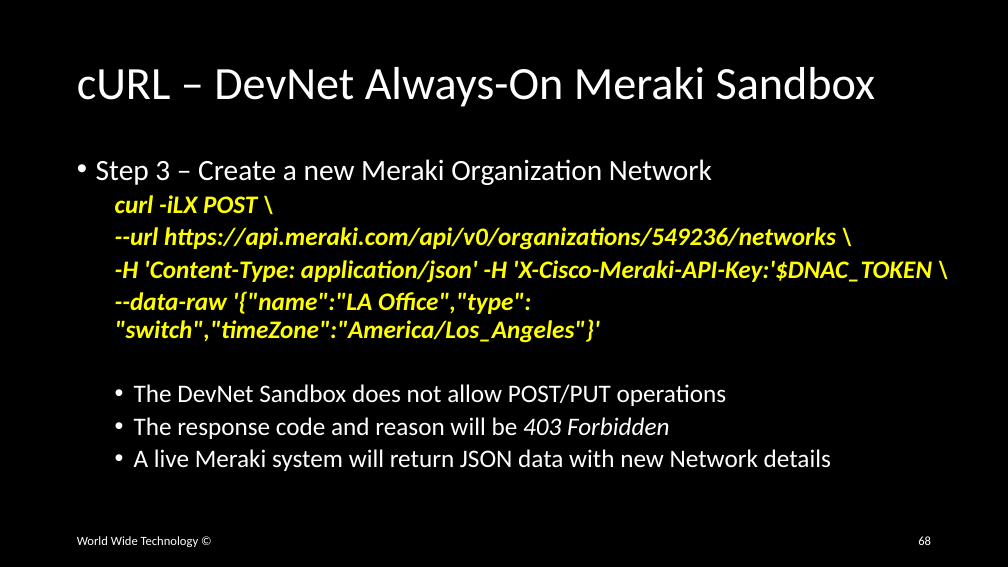
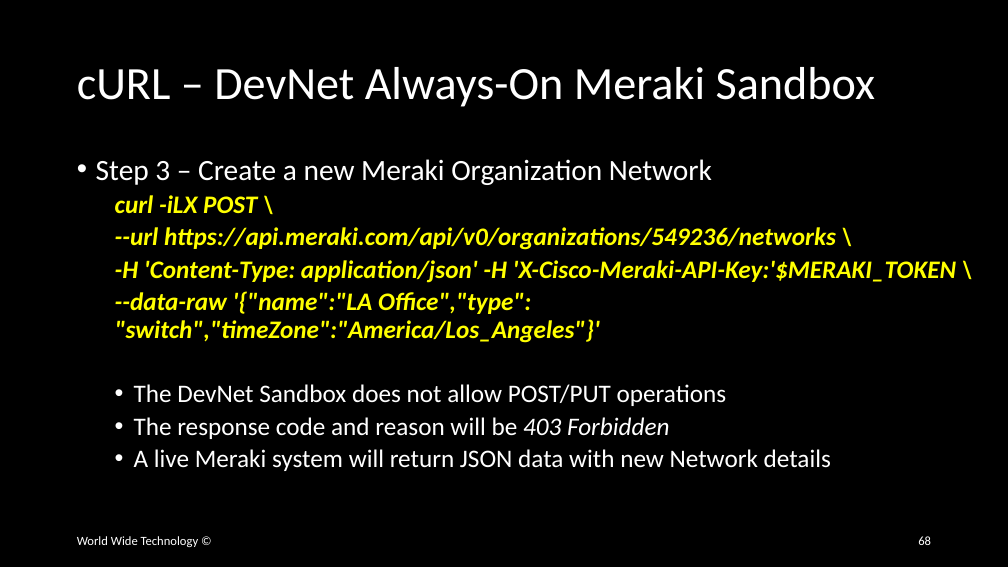
Before and after one commit to wwt/curl-requests-foundations, a slide deck: slide 68 of curl-requests-foundations.pptx. Drawn at 1008x567 pixels with LibreOffice and Linux fonts; fonts in the diff are those of the drawing. Boxes give left, top, right and bottom in pixels: in the first picture for what was removed or moved away, otherwise in the second. Text is boxed around its words. In the diff, an @@ line names an element or a change of style, - is before the commit and + after.

Commit message:
Updated Meraki cURL slides

```diff
--- a/curl-requests-foundations.pptx
+++ b/curl-requests-foundations.pptx
@@ text at [115, 260, 956, 283]: text changed @@
-  -H 'Content-Type: application/json' -H 'X-Cisco-Meraki-API-Key:'$DNAC_TOKEN \
+  -H 'Content-Type: application/json' -H 'X-Cisco-Meraki-API-Key:'$MERAKI_TOKEN \
```
Also in this commit, not shown: 1 other slide changed.
